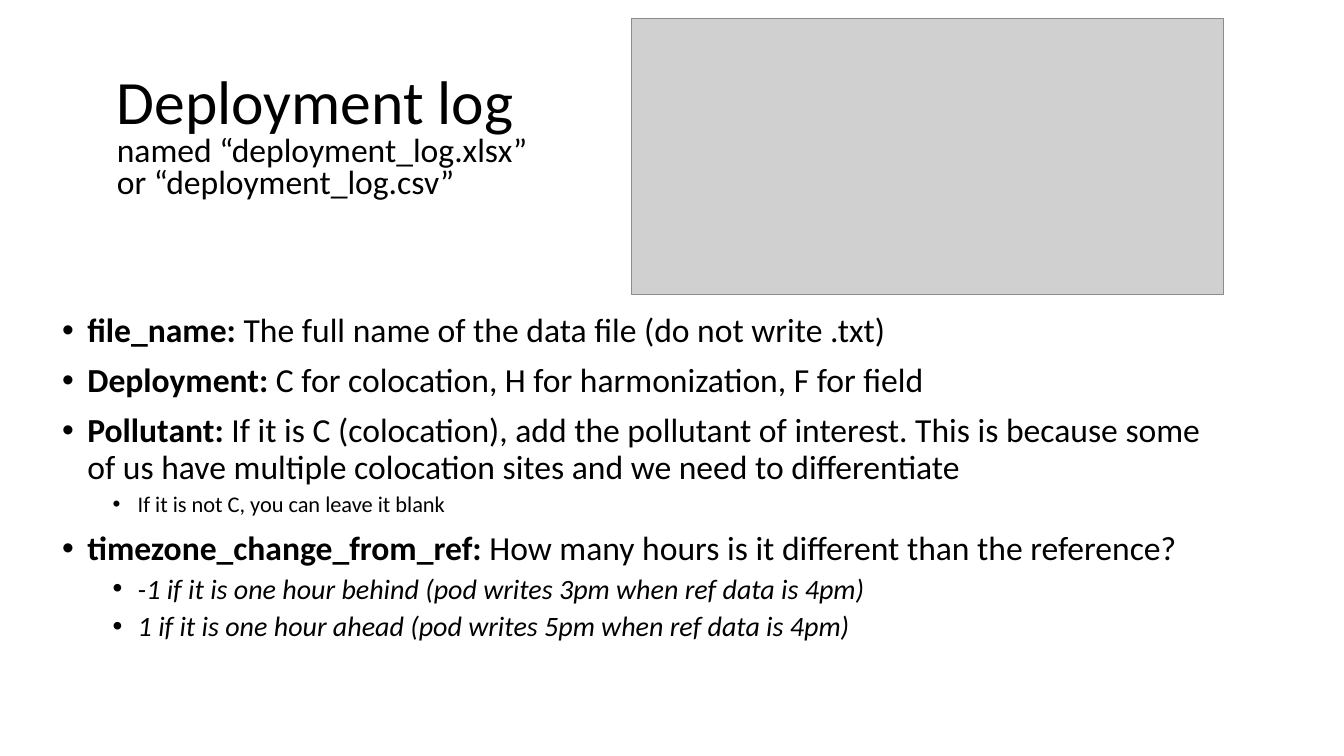
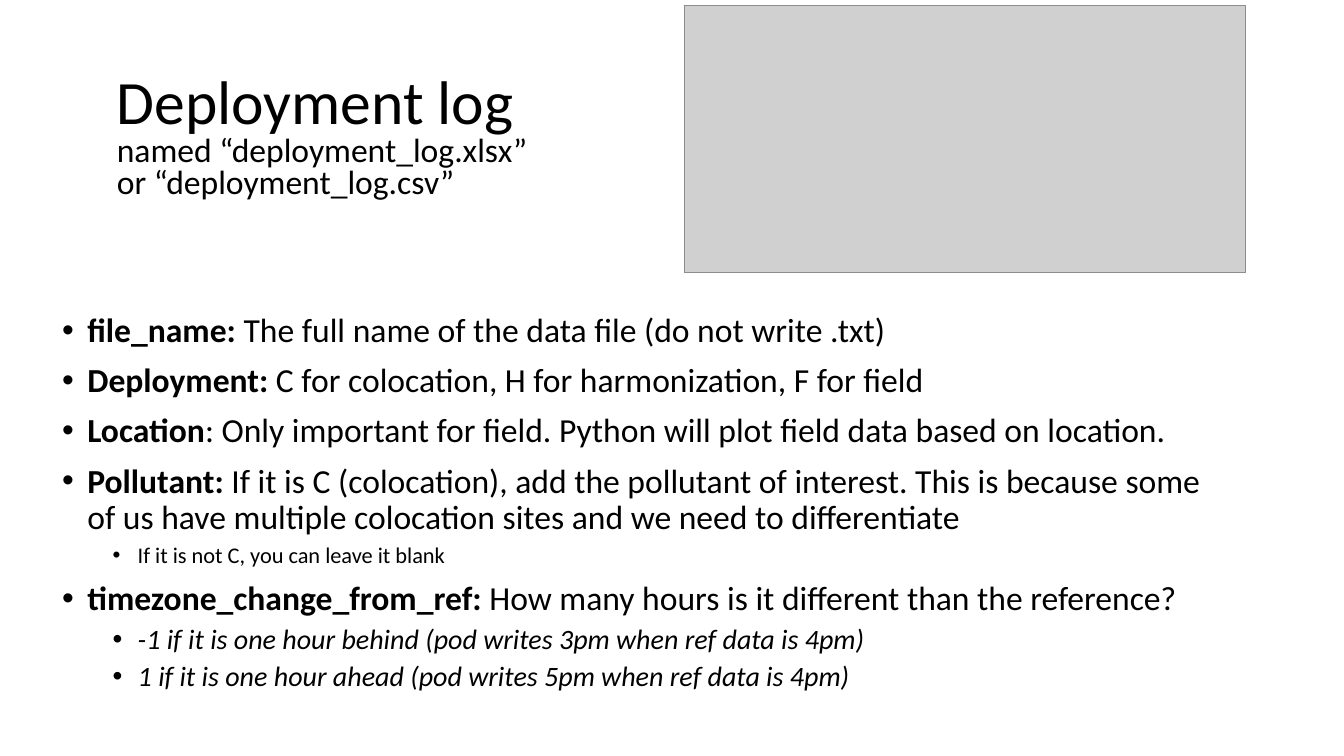
Before and after one commit to cafr1977/MPC_python, a slide deck: slide 17 of Python MPC.pptx (slide 10 before the commit). Drawn at 1344x756 pixels with LibreOffice and Linux fonts; fonts in the diff are those of the drawing; grey boxes stand for pictures. Boxes give left, top, right and bottom in pixels: in the first picture for what was removed or moved away, otherwise in the second. Text is boxed around its words. In the diff, an @@ line names an element or a change of style, - is before the commit and + after.

```diff
--- a/Python MPC.pptx
+++ b/Python MPC.pptx
@@ picture: place and size @@
-picture at <box>632,18,1225,294</box>
+picture at <box>685,6,1246,272</box>
@@ text at <box>87,418,1165,448</box>: paragraph added @@
+• Location: Only important for field. Python will plot field data based on location.
```
Also in this commit, not shown: 7 other slides changed, 7 slides added, 3 other files.
